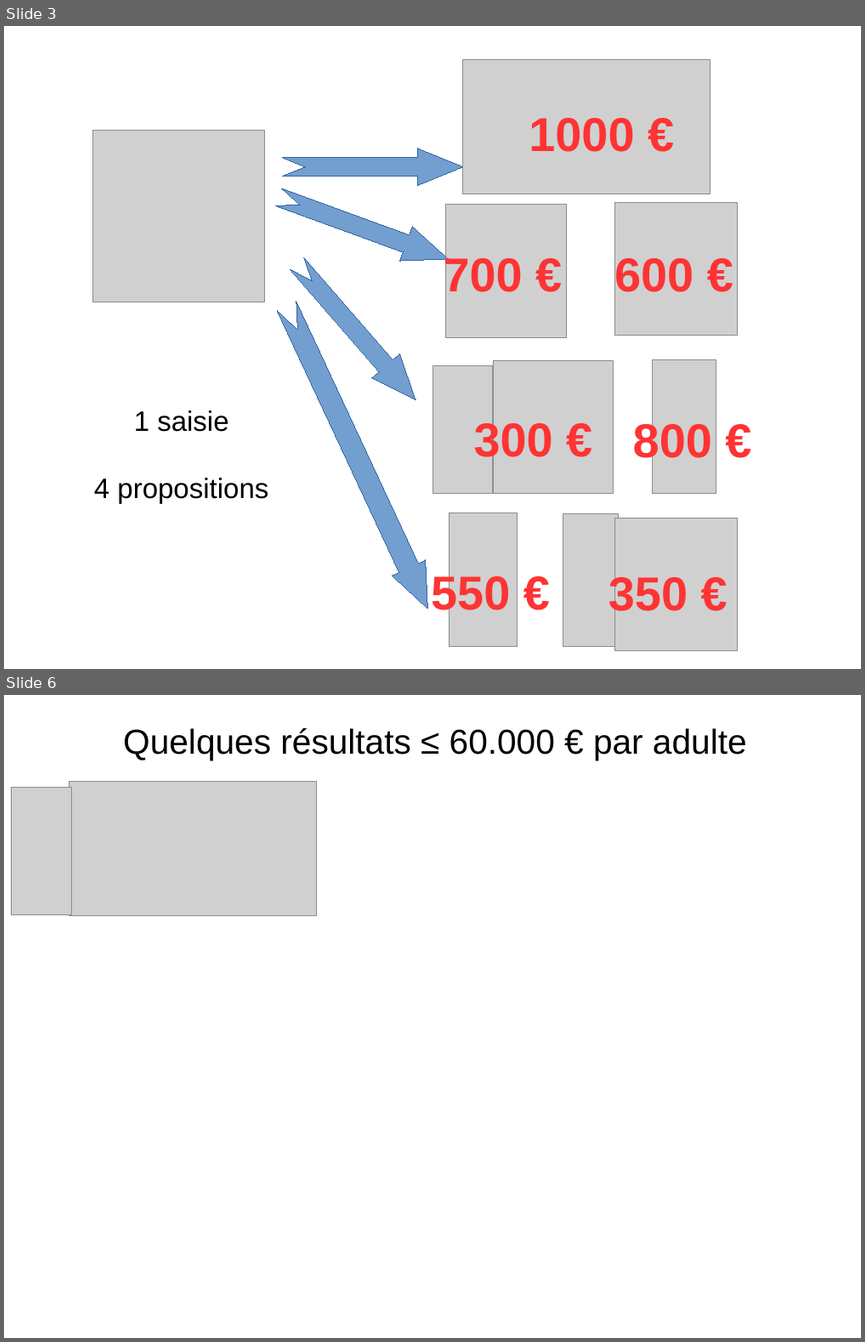
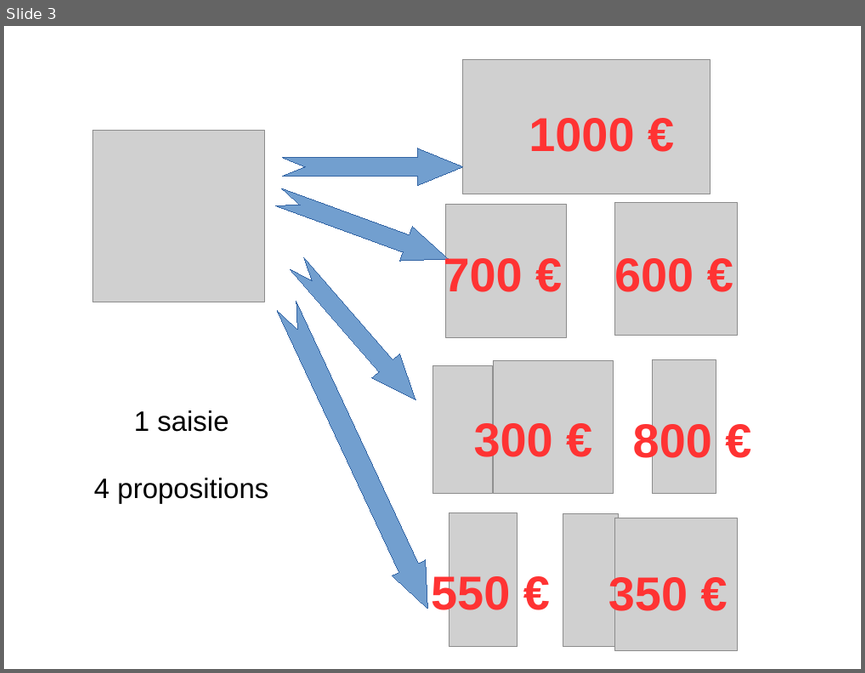
Before and after one commit to julien2512/calculette-impots-web-api, a slide deck: Hackathon-CodeImpot-declarationcommunequestcequejygagne.odp. Shown one above the other, each under a label of ours: slides 3 and 6 before the commit, slide 3 after it; the slides between them are not shown. The pictures are 865x1342 and 865x673 pixels, drawn with LibreOffice and Linux fonts; fonts in the diff are those of the drawing; grey boxes stand for pictures; background and template pictures are left out. Boxes give left, top, right and bottom in pixels: in the first picture for what was removed or moved away, otherwise in the second. Text is boxed around its words. In the diff, an @@ line names an element or a change of style, - is before the commit and + after.

```diff
--- a/Hackathon-CodeImpot-declarationcommunequestcequejygagne.odp
+++ b/Hackathon-CodeImpot-declarationcommunequestcequejygagne.odp
@@ slide 6 removed at (4, 695, 861, 1338), background picture (left out) @@
@@ text removed at (123, 728, 747, 760) @@
-Quelques résultats ≤ 60.000 € par adulte
@@ picture removed at (11, 787, 71, 914) @@
@@ picture removed at (69, 782, 317, 915) @@
```
Also in this commit, not shown: 1 slide changed, 3 slides added, 2 other slides removed, 2 other files.
